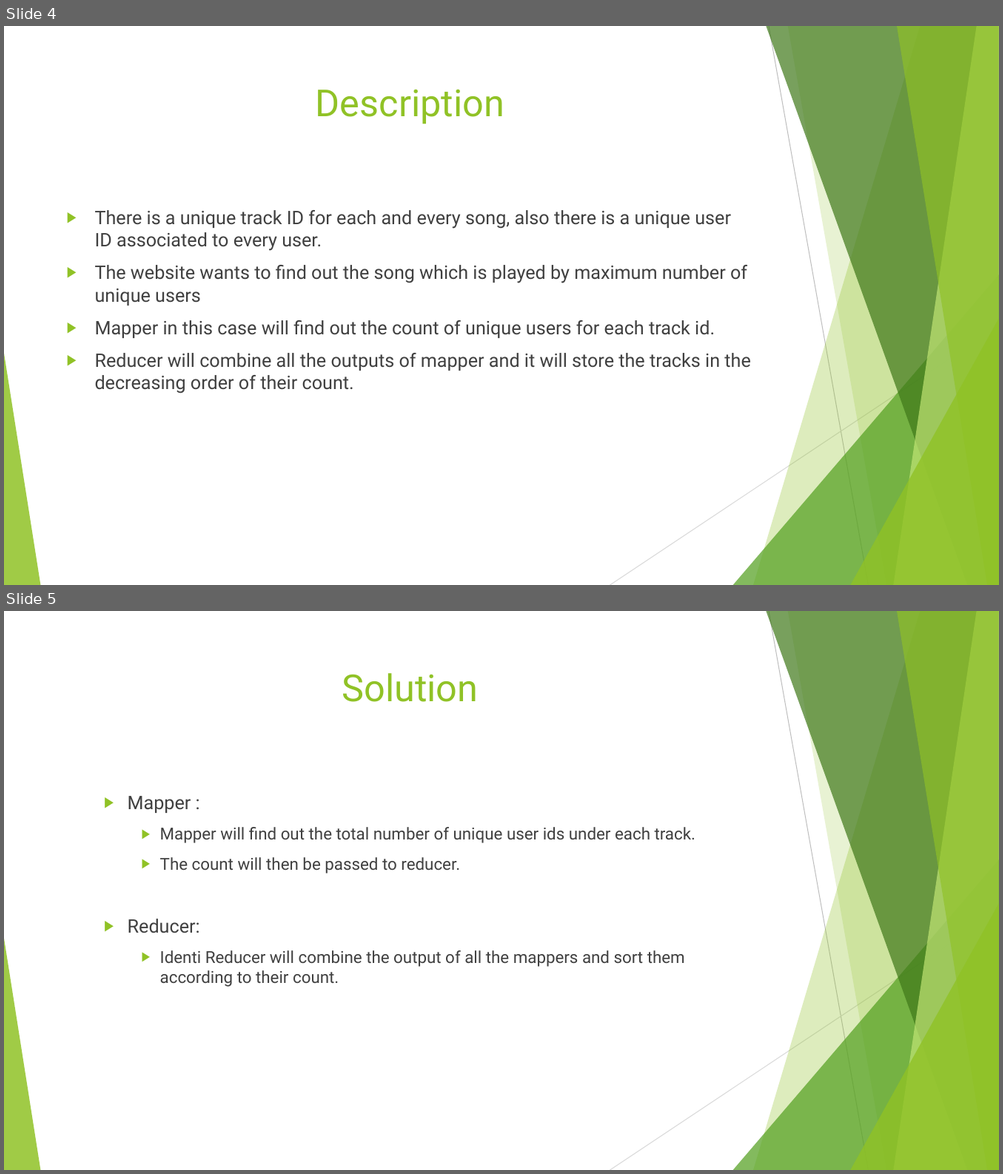
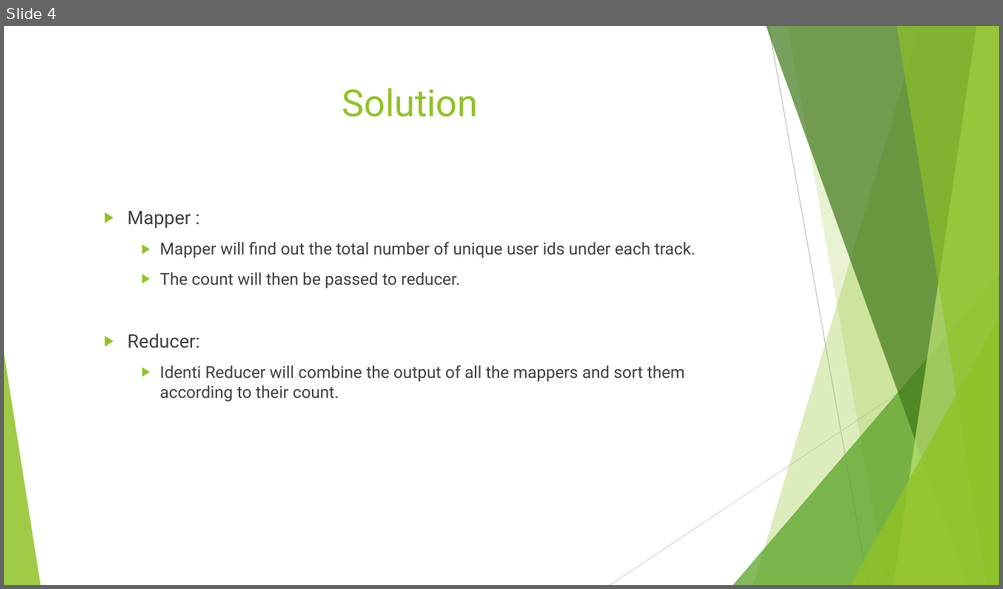
Before and after one commit to adhyyanT/7th-sem, a slide deck: CC/MapReduce.pptx. Shown one above the other, each under a label of ours: slides 4 and 5 before the commit, slide 4 after it. The pictures are 1003x1174 and 1003x589 pixels, drawn with LibreOffice and Linux fonts; fonts in the diff are those of the drawing. Boxes give left, top, right and bottom in pixels: in the first picture for what was removed or moved away, otherwise in the second. Text is boxed around its words. In the diff, an @@ line names an element or a change of style, - is before the commit and + after.

```diff
--- a/CC/MapReduce.pptx
+++ b/CC/MapReduce.pptx
@@ slide 4 removed at <box>4,26,999,585</box>, background #FFFFFF; not listed: 10 template elements that a slide beside it also shows @@
@@ title removed at <box>316,89,504,124</box> @@
-Description
@@ text removed at <box>95,210,750,394</box> @@
-▶ There is a unique track ID for each and every song, also there is a unique user ID associated to every user.
-▶ The website wants to find out the song which is played by maximum number of unique users
-▶ Mapper in this case will find out the count of unique users for each track id.
-▶ Reducer will combine all the outputs of mapper and it will store the tracks in the decreasing order of their count.
@@ what was slide 5 is now slide 4 @@
```
Also in this commit, not shown: 1 slide changed, 46 other files.
